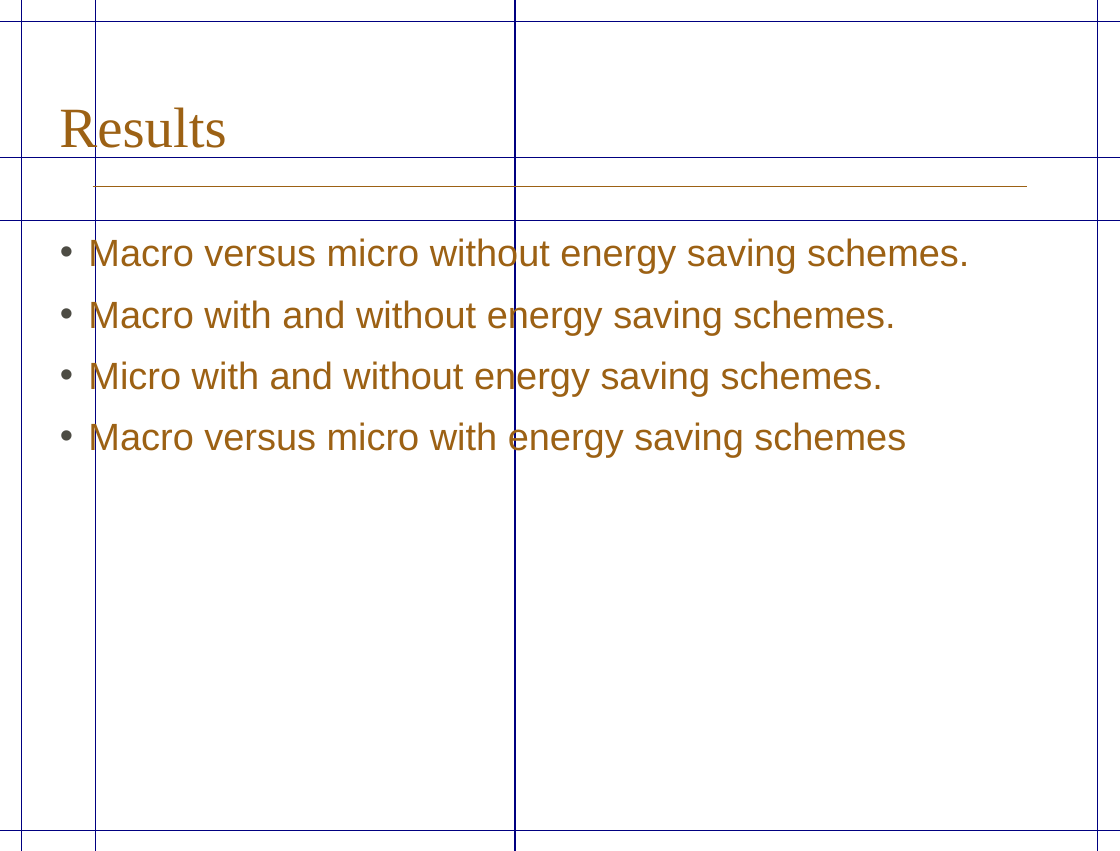
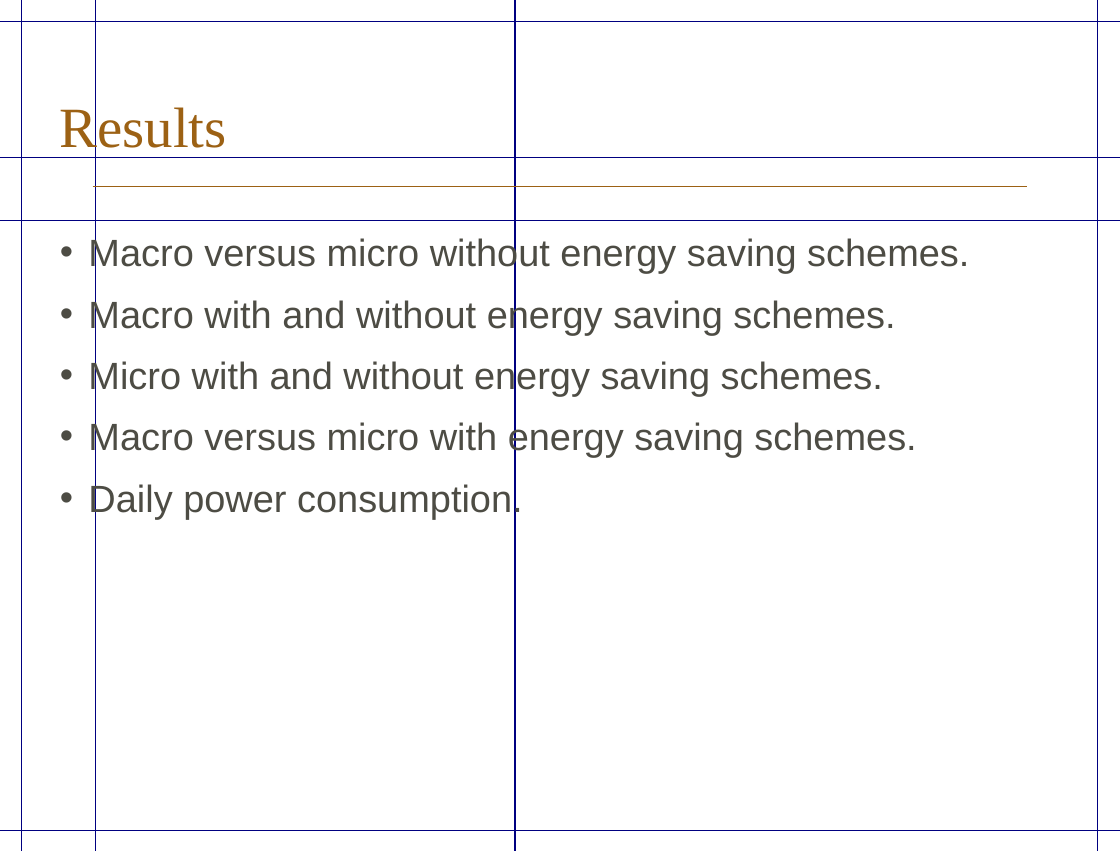
Before and after one commit to sharmakoustubh/Thesis, a slide deck: slide 18 of PresentationKoustubh_version1.pptx. Drawn at 1120x851 pixels with LibreOffice and Linux fonts; fonts in the diff are those of the drawing; background and template pictures are left out. Boxes give left, top, right and bottom in pixels: in the first picture for what was removed or moved away, otherwise in the second. Text is boxed around its words. In the diff, an @@ line names an element or a change of style, - is before the commit and + after.

```diff
--- a/PresentationKoustubh_version1.pptx
+++ b/PresentationKoustubh_version1.pptx
@@ text at [88,237,969,396]: text colour #9C6114 to #4D4C44 in "Macro versus micro without energy saving schemes.", "Macro with and without energy saving schemes.", "Micro with and without energy saving schemes." @@
@@ text at [88,421,916,519]: text changed; text colour #9C6114 to #4D4C44 @@
-• Macro versus micro with energy saving schemes
+• Macro versus micro with energy saving schemes.
+• Daily power consumption.
```
Also in this commit, not shown: 6 other slides changed, 1 slide added, 1 other file.
